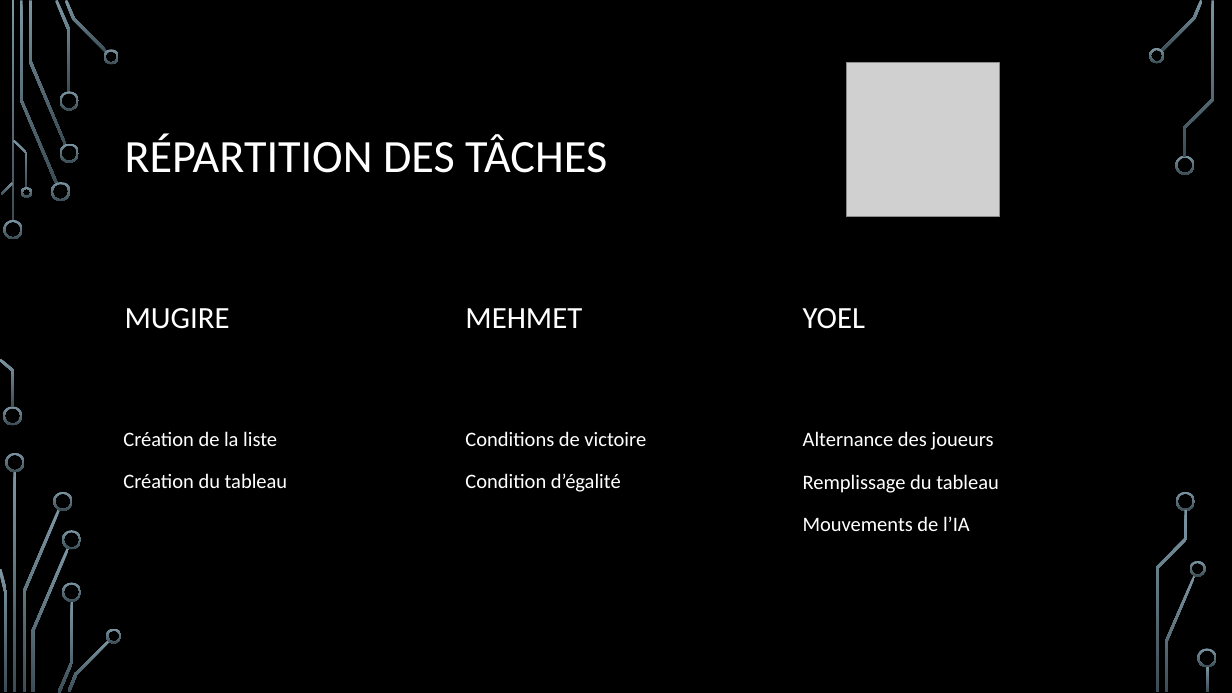
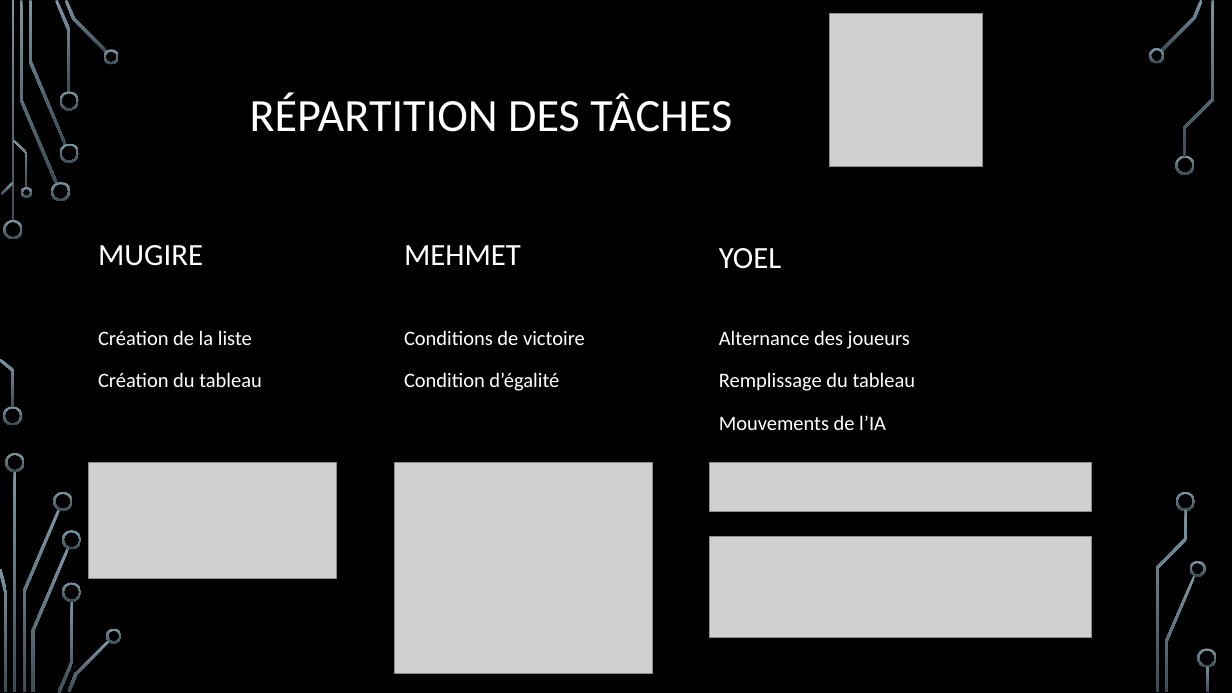
Before and after one commit to yoel-settbon/Tic-Tac-Toe, a slide deck: slide 5 of Tic Tac Toe.pptx. Drawn at 1232x693 pixels with LibreOffice and Linux fonts; fonts in the diff are those of the drawing; grey boxes stand for pictures; background and template pictures are left out. Boxes give left, top, right and bottom in pixels: in the first picture for what was removed or moved away, otherwise in the second. Text is boxed around its words. In the diff, an @@ line names an element or a change of style, - is before the commit and + after.

```diff
--- a/Tic Tac Toe.pptx
+++ b/Tic Tac Toe.pptx
@@ picture moved from (x1=847, y1=63, x2=1000, y2=216) to (x1=829, y1=13, x2=982, y2=166) @@
@@ title "RÉPARTITION DES TÂCHES" moved from (x1=125, y1=134, x2=607, y2=173) to (x1=250, y1=93, x2=732, y2=132) @@
@@ text "MUGIRE" moved from (x1=125, y1=308, x2=230, y2=329) to (x1=98, y1=245, x2=203, y2=266) @@
@@ text "MEHMET" moved from (x1=465, y1=308, x2=582, y2=328) to (x1=404, y1=245, x2=521, y2=265) @@
@@ text "YOEL" moved from (x1=803, y1=308, x2=865, y2=329) to (x1=719, y1=248, x2=781, y2=269) @@
@@ text "Création de la liste" moved from (x1=123, y1=431, x2=288, y2=488) to (x1=98, y1=330, x2=262, y2=387) @@
@@ text "Conditions de victoire" moved from (x1=465, y1=431, x2=646, y2=492) to (x1=404, y1=330, x2=585, y2=391) @@
@@ text "Alternance des joueurs" moved from (x1=803, y1=431, x2=999, y2=531) to (x1=719, y1=330, x2=916, y2=430) @@
@@ picture added at (x1=89, y1=463, x2=336, y2=579) @@
@@ picture added at (x1=395, y1=463, x2=653, y2=674) @@
@@ picture added at (x1=710, y1=463, x2=1092, y2=512) @@
@@ picture added at (x1=710, y1=537, x2=1092, y2=638) @@
```
Also in this commit, not shown: 2 other slides changed.
